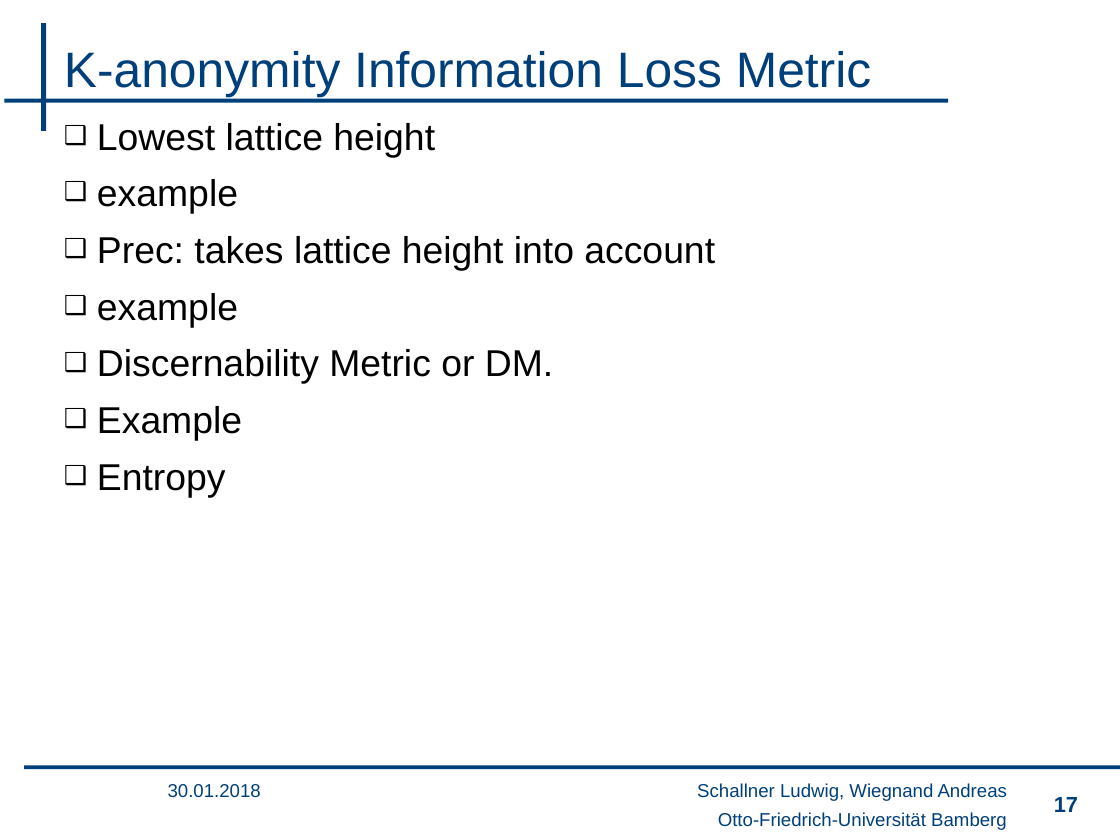
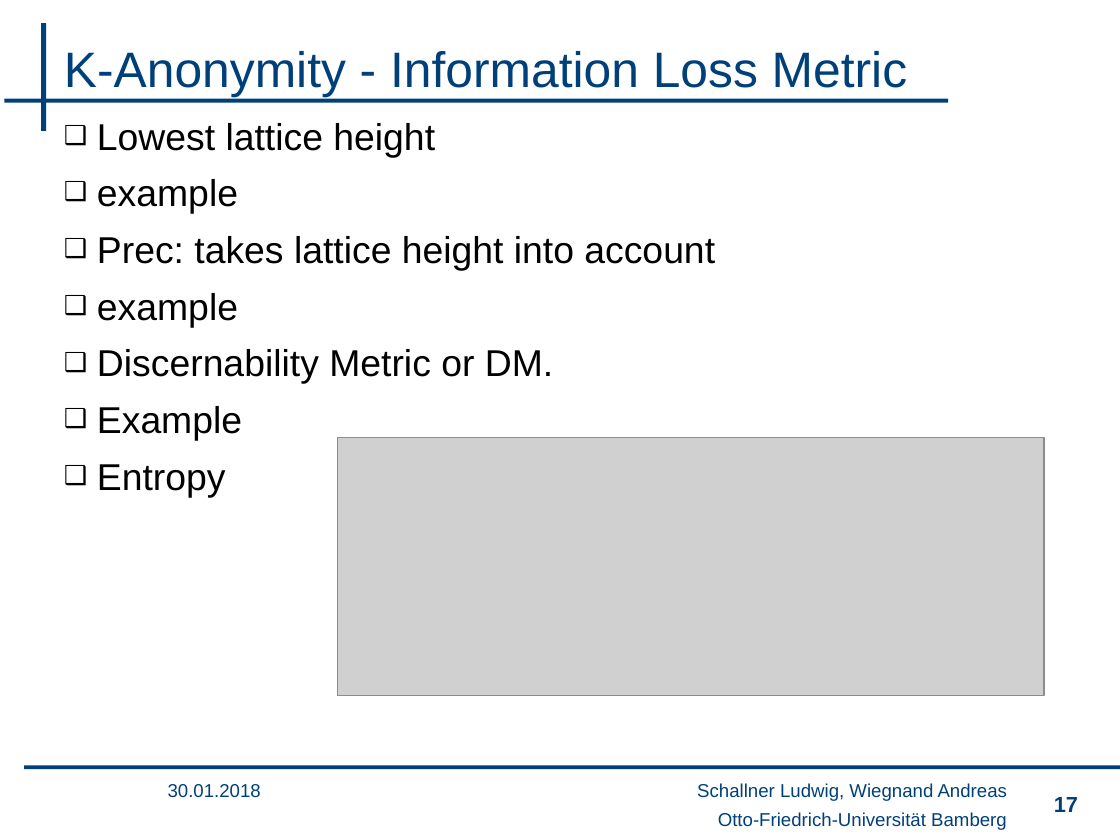
Before and after one commit to wsgan001/PSI-MSem, a slide deck: slide 17 of presentation/sicherheits_final_anV2.pptx. Drawn at 1120x840 pixels with LibreOffice and Linux fonts; fonts in the diff are those of the drawing; grey boxes stand for pictures; background and template pictures are left out. Boxes give left, top, right and bottom in pixels: in the first picture for what was removed or moved away, otherwise in the second. Text is boxed around its words. In the diff, an @@ line names an element or a change of style, - is before the commit and + after.

```diff
--- a/presentation/sicherheits_final_anV2.pptx
+++ b/presentation/sicherheits_final_anV2.pptx
@@ title at [64, 51, 907, 97]: text changed @@
-K-anonymity Information Loss Metric
+K-Anonymity - Information Loss Metric
@@ picture added at [337, 438, 1044, 696] @@
```
Also in this commit, not shown: 10 other slides changed, 1 slide added.
